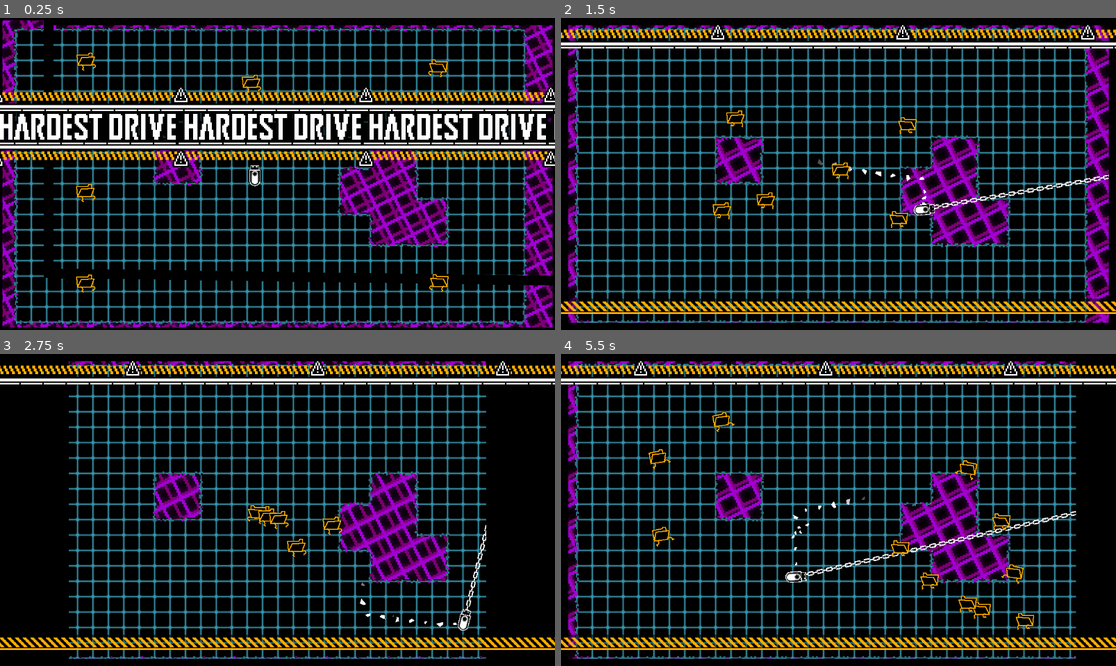
Above: before the commit, frames 1-4 (two rows, left to right).
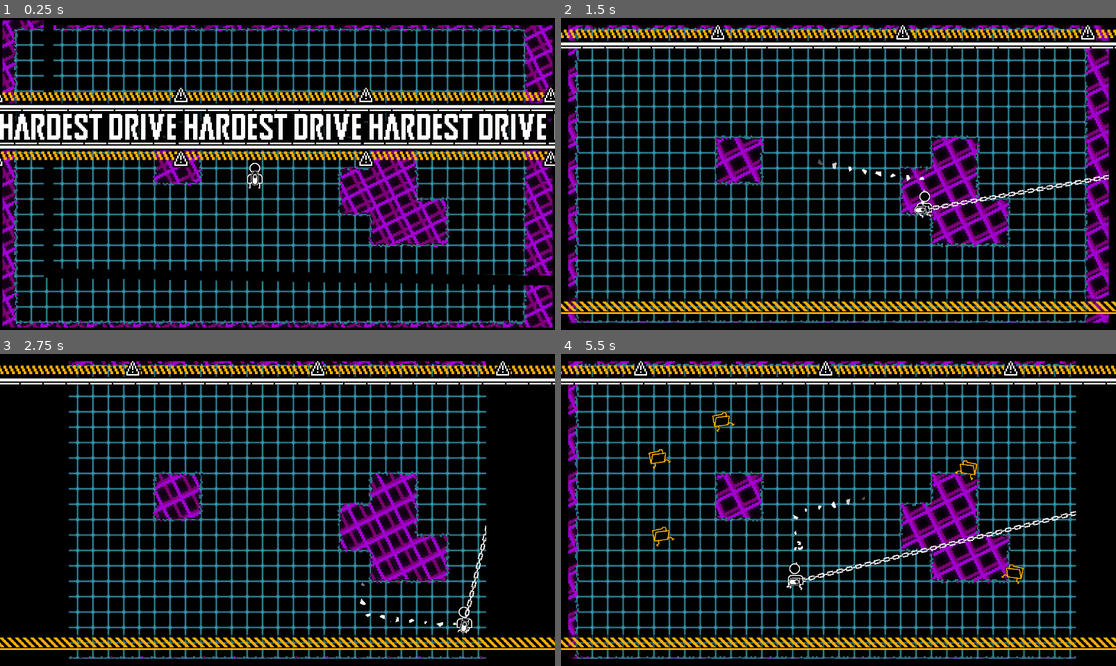
Above: after the commit, the same moments.

Repository: SomeSortOfSam/Hardest_Drive
Game: Godot game, scene res://scenes/gamplay.tscn
Same seed, same stepped clock (60 frames per second), same inputs: the game is played once before the commit and once after it. Sound files missing from this copy of the repository are replaced by a short silence.
Inputs (mouse positions are in pixels of both pictures, inside the frame that each line leads up to):
- Up to frame 1 (0.25 s): no input
- Up to frame 2 (1.5 s): move the mouse to (960, 158) at 0.52 s; hold D (player_right) 0.53-1.28 s; click (960, 158) at 0.67 s; move the mouse to (727, 189) at 1.27 s; hold S (player_down) from 1.28 s (still down); click (727, 189) at 1.42 s
- Up to frame 3 (2.75 s): move the mouse to (333, 441) at 2.02 s; release S (player_down) at 2.03 s; hold D (player_right) from 2.03 s (still down); click (333, 441) at 2.17 s
- Up to frame 4 (5.5 s): move the mouse to (810, 572) at 2.77 s; release D (player_right) at 2.78 s; hold W (player_up) 2.78-3.53 s; click (810, 572) at 2.92 s; move the mouse to (1005, 556) at 3.52 s; hold A (player_left) 3.53-5.03 s; click (1005, 556) at 3.67 s; tap Space (reset_screen) at 4.15 s; move the mouse to (672, 463) at 4.27 s; click (672, 463) at 4.42 s; move the mouse to (866, 510) at 5.02 s; hold S (player_down) from 5.03 s (still down); click (866, 510) at 5.17 s

The runs differ from the first frame. In frame 1, 0.7% of the frame differs, in the area x 13-81%, y 11-88%; in frame 2, 1.0%; in frame 3, 0.7%; in frame 4, 1.6%, in the area x 40-93%, y 50-89%.

Commit message:
player animations!

Diff:
--- a/scenes/gamplay.tscn
+++ b/scenes/gamplay.tscn
@@ -1,10 +1,9 @@
-[gd_scene load_steps=61 format=3 uid="uid://t8h2a41u1nip"]
+[gd_scene load_steps=60 format=3 uid="uid://t8h2a41u1nip"]
 
 [ext_resource type="Texture2D" uid="uid://b1riy46aqmn18" path="res://assets/grid_edges.png" id="1_2tgxe"]
 [ext_resource type="PackedScene" uid="uid://c6qw5oje450sv" path="res://scenes/player.tscn" id="2_7pc31"]
 [ext_resource type="Script" path="res://scripts/border_camera.gd" id="3_i8wvo"]
 [ext_resource type="Script" path="res://scripts/LetterboxCollider.gd" id="4_80nsy"]
-[ext_resource type="PackedScene" uid="uid://cs6q1kfpyk763" path="res://scenes/enemy.tscn" id="5_l7srj"]
 [ext_resource type="PackedScene" path="res://scenes/enemy_spawner.tscn" id="6_yhgw7"]
 [ext_resource type="PackedScene" uid="uid://6kjvu1k0t34i" path="res://scenes/gui.tscn" id="7_xd0wi"]
 [ext_resource type="Texture2D" path="res://assets/angle_grid.png" id="8_f1au5"]
@@ -947,30 +946,6 @@
 
 [node name="Player" parent="TileMap" instance=ExtResource("2_7pc31")]
 
-[node name="Enemy" parent="." instance=ExtResource("5_l7srj")]
-position = Vector2(131, 85)
-nav_enabled = true
-
-[node name="Enemy2" parent="." instance=ExtResource("5_l7srj")]
-position = Vector2(948, 85)
-nav_enabled = true
-
-[node name="Enemy3" parent="." instance=ExtResource("5_l7srj")]
-position = Vector2(131, 553)
-nav_enabled = true
-
-[node name="Enemy4" parent="." instance=ExtResource("5_l7srj")]
-position = Vector2(518, 85)
-nav_enabled = true
-
-[node name="Enemy5" parent="." instance=ExtResource("5_l7srj")]
-position = Vector2(131, 351)
-nav_enabled = true
-
-[node name="Enemy6" parent="." instance=ExtResource("5_l7srj")]
-position = Vector2(955, 564)
-nav_enabled = true
-
 [node name="EnemySpawner2" parent="." instance=ExtResource("6_yhgw7")]
 position = Vector2(892, 271)
 
--- a/scenes/gui.tscn
+++ b/scenes/gui.tscn
@@ -101,9 +101,9 @@
 material = ExtResource("1_2dviw")
 layout_mode = 1
 anchors_preset = -1
-anchor_top = 0.05
+anchor_top = 0.2
 anchor_right = 1.0
-anchor_bottom = 0.05
+anchor_bottom = 0.5
 grow_horizontal = 2
 grow_vertical = 2
 texture = ExtResource("1_ow7ib")
@@ -143,9 +143,9 @@
 material = SubResource("ShaderMaterial_tvcp8")
 layout_mode = 1
 anchors_preset = -1
-anchor_top = 0.9
+anchor_top = 1.1
 anchor_right = 1.0
-anchor_bottom = 0.95
+anchor_bottom = 1.1
 grow_horizontal = 2
 grow_vertical = 2
 texture = ExtResource("5_e3kbn")
--- a/scenes/player.tscn
+++ b/scenes/player.tscn
@@ -7,7 +7,9 @@
 [ext_resource type="Texture2D" uid="uid://bmosig3ogd0pl" path="res://assets/chain.png" id="3_6sanu"]
 [ext_resource type="Texture2D" uid="uid://u8hxjcct1lw3" path="res://assets/drive_toggle.png" id="4_up6xg"]
 [ext_resource type="Texture2D" uid="uid://bq4w6aoshfec0" path="res://assets/ParticleLine.png" id="5_srnni"]
+[ext_resource type="Texture2D" uid="uid://b3dbddwkhehpg" path="res://assets/user_stand.png" id="7_piuu2"]
 [ext_resource type="Texture2D" uid="uid://bur7qpu0h6ixl" path="res://assets/ParticleHazard.png" id="8_cc14j"]
+[ext_resource type="Texture2D" uid="uid://cjf253s3138lt" path="res://assets/user_walk.png" id="8_ckoa3"]
 
 [sub_resource type="Gradient" id="Gradient_e2cr0"]
 offsets = PackedFloat32Array(0.814815, 1)
@@ -61,6 +63,139 @@
 scale_max = 0.4
 color_ramp = SubResource("GradientTexture1D_he4x6")
 
+[sub_resource type="AtlasTexture" id="AtlasTexture_2563a"]
+atlas = ExtResource("8_ckoa3")
+region = Rect2(0, 0, 64, 64)
+
+[sub_resource type="AtlasTexture" id="AtlasTexture_7lcdo"]
+atlas = ExtResource("8_ckoa3")
+region = Rect2(64, 0, 64, 64)
+
+[sub_resource type="AtlasTexture" id="AtlasTexture_da2ry"]
+atlas = ExtResource("8_ckoa3")
+region = Rect2(128, 0, 64, 64)
+
+[sub_resource type="AtlasTexture" id="AtlasTexture_xajvc"]
+atlas = ExtResource("8_ckoa3")
+region = Rect2(192, 0, 64, 64)
+
+[sub_resource type="AtlasTexture" id="AtlasTexture_18qh5"]
+atlas = ExtResource("8_ckoa3")
+region = Rect2(256, 0, 64, 64)
+
+[sub_resource type="AtlasTexture" id="AtlasTexture_bxa7g"]
+atlas = ExtResource("8_ckoa3")
+region = Rect2(320, 0, 64, 64)
+
+[sub_resource type="SpriteFrames" id="SpriteFrames_761ax"]
+animations = [{
+"frames": [{
+"duration": 1.0,
+"texture": ExtResource("7_piuu2")
+}],
+"loop": true,
+"name": &"Idle",
+"speed": 10.0
+}, {
+"frames": [{
+"duration": 1.0,
+"texture": SubResource("AtlasTexture_2563a")
+}, {
+"duration": 1.0,
+"texture": SubResource("AtlasTexture_7lcdo")
+}, {
+"duration": 1.0,
+"texture": SubResource("AtlasTexture_da2ry")
+}, {
+"duration": 1.0,
+"texture": SubResource("AtlasTexture_xajvc")
+}, {
+"duration": 1.0,
+"texture": SubResource("AtlasTexture_18qh5")
+}, {
+"duration": 1.0,
+"texture": SubResource("AtlasTexture_bxa7g")
+}],
+"loop": true,
+"name": &"Walk",
+"speed": 10.0
+}]
+
+[sub_resource type="Animation" id="Animation_4aixl"]
+resource_name = "WalkBounce"
+length = 1.2
+loop_mode = 1
+tracks/0/type = "value"
+tracks/0/imported = false
+tracks/0/enabled = true
+tracks/0/path = NodePath("AnimatedSprite2D:animation")
+tracks/0/interp = 1
+tracks/0/loop_wrap = true
+tracks/0/keys = {
+"times": PackedFloat32Array(0),
+"transitions": PackedFloat32Array(1),
+"update": 1,
+"values": [&"Walk"]
+}
+tracks/1/type = "value"
+tracks/1/imported = false
+tracks/1/enabled = true
+tracks/1/path = NodePath("AnimatedSprite2D:frame")
+tracks/1/interp = 1
+tracks/1/loop_wrap = true
+tracks/1/keys = {
+"times": PackedFloat32Array(0, 0.2, 0.4, 0.6, 0.8, 1),
+"transitions": PackedFloat32Array(1, 1, 1, 1, 1, 1),
+"update": 1,
+"values": [0, 1, 2, 3, 4, 5]
+}
+tracks/2/type = "value"
+tracks/2/imported = false
+tracks/2/enabled = true
+tracks/2/path = NodePath("Rotor:position")
+tracks/2/interp = 1
+tracks/2/loop_wrap = true
+tracks/2/keys = {
+"times": PackedFloat32Array(0, 0.2, 0.4, 0.6, 0.8, 1),
+"transitions": PackedFloat32Array(1, 1, 1, 1, 1, 1),
+"update": 1,
+"values": [Vector2(0, 10), Vector2(0, 0), Vector2(0, 5), Vector2(0, 10), Vector2(0, 0), Vector2(0, 5)]
+}
+
+[sub_resource type="Animation" id="Animation_g0xkw"]
+resource_name = "Idle"
+length = 0.001
+tracks/0/type = "value"
+tracks/0/imported = false
+tracks/0/enabled = true
+tracks/0/path = NodePath("AnimatedSprite2D:animation")
+tracks/0/interp = 1
+tracks/0/loop_wrap = true
+tracks/0/keys = {
+"times": PackedFloat32Array(0),
+"transitions": PackedFloat32Array(1),
+"update": 1,
+"values": [&"Idle"]
+}
+tracks/1/type = "value"
+tracks/1/imported = false
+tracks/1/enabled = true
+tracks/1/path = NodePath("Rotor:position")
+tracks/1/interp = 1
+tracks/1/loop_wrap = true
+tracks/1/keys = {
+"times": PackedFloat32Array(0),
+"transitions": PackedFloat32Array(1),
+"update": 0,
+"values": [Vector2(0, 10)]
+}
+
+[sub_resource type="AnimationLibrary" id="AnimationLibrary_fqrr2"]
+_data = {
+"Idle": SubResource("Animation_g0xkw"),
+"WalkBounce": SubResource("Animation_4aixl")
+}
+
 [sub_resource type="Gradient" id="Gradient_02cua"]
 offsets = PackedFloat32Array(0.851852, 1)
 colors = PackedColorArray(1, 1, 1, 1, 1, 1, 1, 0)
@@ -102,7 +237,7 @@
 tracks/0/type = "value"
 tracks/0/imported = false
 tracks/0/enabled = true
-tracks/0/path = NodePath("Sprite2D:frame")
+tracks/0/path = NodePath("Rotor/Sprite2D:frame")
 tracks/0/interp = 1
 tracks/0/loop_wrap = true
 tracks/0/keys = {
@@ -118,7 +253,7 @@
 tracks/0/type = "value"
 tracks/0/imported = false
 tracks/0/enabled = true
-tracks/0/path = NodePath("Sprite2D:frame")
+tracks/0/path = NodePath("Rotor/Sprite2D:frame")
 tracks/0/interp = 1
 tracks/0/loop_wrap = true
 tracks/0/keys = {
@@ -134,7 +269,7 @@
 tracks/0/type = "bezier"
 tracks/0/imported = false
 tracks/0/enabled = true
-tracks/0/path = NodePath("Sprite2D:position:x")
+tracks/0/path = NodePath("Rotor/Sprite2D:position:x")
 tracks/0/interp = 1
 tracks/0/loop_wrap = true
 tracks/0/keys = {
@@ -145,7 +280,7 @@
 tracks/1/type = "bezier"
 tracks/1/imported = false
 tracks/1/enabled = true
-tracks/1/path = NodePath("Sprite2D:position:y")
+tracks/1/path = NodePath("Rotor/Sprite2D:position:y")
 tracks/1/interp = 1
 tracks/1/loop_wrap = true
 tracks/1/keys = {
@@ -156,22 +291,10 @@
 tracks/2/type = "value"
 tracks/2/imported = false
 tracks/2/enabled = true
-tracks/2/path = NodePath("Line2D:points")
+tracks/2/path = NodePath("Rotor/Sprite2D/PullDust:emitting")
 tracks/2/interp = 1
 tracks/2/loop_wrap = true
 tracks/2/keys = {
-"times": PackedFloat32Array(0, 0.3),
-"transitions": PackedFloat32Array(1, 1),
-"update": 0,
-"values": [PackedVector2Array(0, 0, 0, 10), PackedVector2Array(0, 0, 0, 0)]
-}
-tracks/3/type = "value"
-tracks/3/imported = false
-tracks/3/enabled = true
-tracks/3/path = NodePath("PullDust:emitting")
-tracks/3/interp = 1
-tracks/3/loop_wrap = true
-tracks/3/keys = {
 "times": PackedFloat32Array(0, 0.1),
 "transitions": PackedFloat32Array(1, 1),
 "update": 1,
@@ -180,18 +303,6 @@
 
 [sub_resource type="Animation" id="Animation_eg1da"]
 length = 0.001
-tracks/0/type = "value"
-tracks/0/imported = false
-tracks/0/enabled = true
-tracks/0/path = NodePath("Line2D:points")
-tracks/0/interp = 1
-tracks/0/loop_wrap = true
-tracks/0/keys = {
-"times": PackedFloat32Array(0),
-"transitions": PackedFloat32Array(1),
-"update": 1,
-"values": [PackedVector2Array(0, 0, 0, 0)]
-}
 
 [sub_resource type="Animation" id="Animation_k4h7x"]
 resource_name = "SpaceHit"
@@ -199,7 +310,7 @@
 tracks/0/type = "value"
 tracks/0/imported = false
 tracks/0/enabled = true
-tracks/0/path = NodePath("Sprite2D:frame")
+tracks/0/path = NodePath("Rotor/Sprite2D:frame")
 tracks/0/interp = 1
 tracks/0/loop_wrap = true
 tracks/0/keys = {
@@ -304,25 +415,40 @@
 process_material = SubResource("ParticleProcessMaterial_hwil0")
 texture = ExtResource("2_7mr5a")
 
-[node name="PullDust" type="GPUParticles2D" parent="."]
+[node name="AnimatedSprite2D" type="AnimatedSprite2D" parent="."]
+sprite_frames = SubResource("SpriteFrames_761ax")
+animation = &"Idle"
+
+[node name="MoveAnimator" type="AnimationPlayer" parent="."]
+speed_scale = 2.0
+libraries = {
+"": SubResource("AnimationLibrary_fqrr2")
+}
+
+[node name="Line2D" type="Line2D" parent="."]
+texture_repeat = 2
+points = PackedVector2Array(0, 0, 0, 10)
+texture = ExtResource("3_6sanu")
+texture_mode = 1
+
+[node name="Rotor" type="Node2D" parent="."]
+scale = Vector2(0.5, 0.5)
+
+[node name="Sprite2D" type="Sprite2D" parent="Rotor"]
+position = Vector2(0, -10)
+texture = ExtResource("4_up6xg")
+hframes = 5
+frame = 2
+
+[node name="PullDust" type="GPUParticles2D" parent="Rotor/Sprite2D"]
+show_behind_parent = true
+scale = Vector2(1.42857, 1.42857)
 emitting = false
 amount = 32
 process_material = SubResource("ParticleProcessMaterial_kxi20")
 texture = ExtResource("2_7mr5a")
 speed_scale = 1.5
 
-[node name="Line2D" type="Line2D" parent="."]
-texture_repeat = 2
-points = PackedVector2Array(0, 0, 0, 0)
-texture = ExtResource("3_6sanu")
-texture_mode = 1
-
-[node name="Sprite2D" type="Sprite2D" parent="."]
-scale = Vector2(0.7, 0.7)
-texture = ExtResource("4_up6xg")
-hframes = 5
-frame = 2
-
 [node name="CollisionShape2D" type="CollisionShape2D" parent="."]
 shape = SubResource("CapsuleShape2D_dqpb6")
 
@@ -331,7 +457,7 @@
 collide_with_areas = true
 collide_with_bodies = false
 
-[node name="AnimationPlayer" type="AnimationPlayer" parent="."]
+[node name="ShootAnimator" type="AnimationPlayer" parent="."]
 libraries = {
 "": SubResource("AnimationLibrary_66jn2")
 }
--- a/scripts/player.gd
+++ b/scripts/player.gd
@@ -6,10 +6,12 @@
 @export var droneless_track : AudioStream
 
 @onready var chain : Line2D = $Line2D
-@onready var sprite : Sprite2D = $Sprite2D
+@onready var sprite : Node2D = $Rotor
+@onready var move_animator :AnimationPlayer = $MoveAnimator
+@onready var anim_sprite :AnimatedSprite2D = $AnimatedSprite2D
 @onready var ray_cast : RayCast2D = $RayCast2D
 @onready var walk_dust : GPUParticles2D = $WalkDust
-@onready var animator :AnimationPlayer = $AnimationPlayer
+@onready var shoot_animator :AnimationPlayer = $ShootAnimator
 @onready var harpoon_hit :GPUParticles2D = $HarpoonHit
 @onready var hurt_warn :GPUParticles2D = $HurtWarn
 @onready var audio : AudioStreamPlayer = $AudioStreamPlayer
@@ -34,7 +36,19 @@
 		velocity.y = vertical_input * SPEED
 	else:
 		velocity.y = move_toward(velocity.y, 0, SPEED)
-	walk_dust.emitting = velocity.length() > 0
+
+	if velocity.length() > 0:
+		walk_dust.emitting = true
+		move_animator.play("WalkBounce")
+	else:
+		walk_dust.emitting = false
+		move_animator.play("Idle")
+
+	if velocity.x > 0:
+		anim_sprite.scale = Vector2(-1,1)
+	else:
+		anim_sprite.scale = Vector2(1,1)
+
 
 	move_and_slide()
 
@@ -51,7 +65,7 @@
 			stop_harpoon()
 	if event.is_action("reset_screen"):
 		stop_harpoon()
-		animator.play("SpaceHit")
+		shoot_animator.play("SpaceHit")
 
 func start_rotation_tween(target_rotation : float):
 	if rotate_tween:
@@ -80,7 +94,7 @@
 	harpoon_tween.tween_callback(add_hit_fx)
 	harpoon_tween.tween_callback(while_harpoon_out.bind(target))
 	harpoon_direction = sprite.rotation
-	animator.play("HarpoonOut")
+	shoot_animator.play("HarpoonOut")
 	if ray_cast.get_collider() and ray_cast.get_collider().has_method("_on_player_pull_requested"):
 		harpoon_target = ray_cast.get_collider()
 		pull_requested.connect(harpoon_target._on_player_pull_requested)
@@ -101,7 +115,7 @@
 	harpoon_tween.tween_method(func(percent : float): chain.points[0] = \
 	lerp(to_local(current),to_local(target),percent),0.0,1.0,.5).set_trans(Tween.TRANS_ELASTIC)
 	harpoon_tween.tween_callback(while_harpoon_out.bind(target))
-	animator.play("Pull")
+	shoot_animator.play("Pull")
 
 func add_hit_fx():
 	harpoon_hit.position = chain.points[0]
@@ -127,7 +141,7 @@
 		harpoon_tween = create_tween()
 		harpoon_tween.tween_method(func(vec : Vector2): chain.points[0] = vec,chain.points[1],Vector2.ZERO,.1)
 		harpoon_tween.tween_callback(func(): harpoon_tween = null)
-		animator.play("HarpoonIn")
+		shoot_animator.play("HarpoonIn")
 		var angle_to_mouse = get_global_mouse_position().angle_to_point(global_position) - PI/2
 		var target_rotation : float = snapped(angle_to_mouse,PI/2)
 		harpoon_tween.tween_callback(start_rotation_tween.bind(target_rotation))
Not shown: 1 places in assets/scroller.tres that only renumber resources
Binary file added: assets/user_stand.png
Not shown, added: assets/user_stand.png.import
Binary file added: assets/user_walk.png
Not shown, added: assets/user_walk.png.import
Not shown: 1 places in scenes/gui.tscn that only renumber resources
Not shown: 1 places in scenes/player.tscn that only renumber resources
